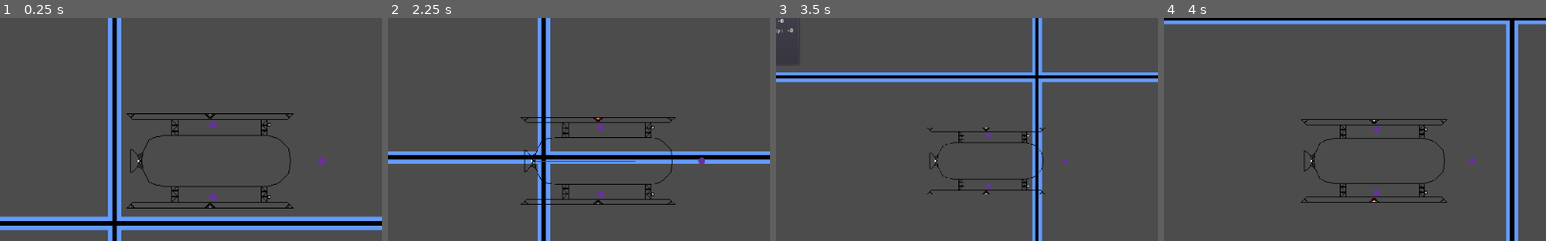
Above: before the commit, frames 1-4 (left to right).
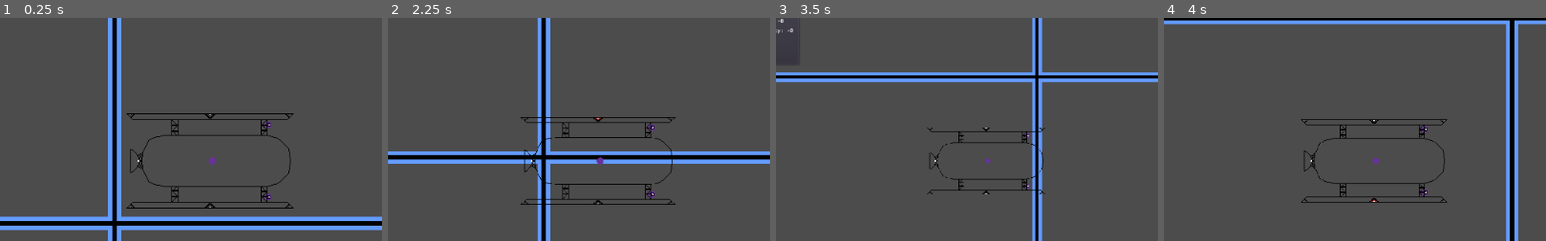
Above: after the commit, the same moments.

Repository: LottieVixen/space-game
Game: Godot game, scene res://levels/World.tscn
Two runs of this game, one before a commit and one after it. Both use one fixed random seed, a clock stepped at 60 frames per second and the inputs below.
Inputs (mouse positions are % of the whole screen's width and height, from its top left):
- Up to frame 1 (0.25 s): no input
- Up to frame 2 (2.25 s): tap Enter at 0.5 s; move the mouse to (72, 45) at 0.52 s; hold Right (right) 0.53-1.28 s; hold Middle mouse button (breakpoint_trigger) 0.53-1.28 s; click (72, 45) at 0.67 s; tap Space (jump) at 0.77, 1.52 s; move the mouse to (30, 55) at 1.27 s; hold S (reverse_thrust) 1.28-2.03 s; tap Mouse wheel up (zoom_in) at 1.35 s; move the mouse to (60, 28) at 2.02 s; hold Right (right) from 2.03 s (still down); hold Mouse wheel down (zoom_out) from 2.03 s (still down)
- Up to frame 3 (3.5 s): move the mouse to (45, 70) at 2.77 s; release Right (right) at 2.78 s; release Mouse wheel down (zoom_out) at 2.78 s; hold S (reverse_thrust) from 2.78 s (still down); tap Middle mouse button (breakpoint_trigger) at 2.85 s; click (45, 70) at 2.92 s; tap Space (jump) at 3.02 s
- Up to frame 4 (4 s): move the mouse to (80, 65) at 3.52 s; release S (reverse_thrust) at 3.53 s; hold Left (left) from 3.53 s (still down); hold Mouse wheel up (zoom_in) from 3.53 s (still down); tap Space (jump) at 3.77 s
The pictures show only the part of the screen within x 22-72%, y 18-68%; the shares and areas given below are measured in that part.

The runs differ from the first frame. In frame 1, 0.4% of the frame differs, in the area x 37-86%, y 46-82%; in frame 2, 0.4%; in frame 3, 0.2%; in frame 4, 0.3%.

Commit message:
simplfied scales of thrust and mass

Diff:
--- a/levels/Ship_03.tscn
+++ b/levels/Ship_03.tscn
@@ -13,11 +13,11 @@
 [node name="Ship" type="RigidBody2D"]
 collision_layer = 0
 collision_mask = 0
-mass = 50.0
 gravity_scale = 0.0
 linear_damp = 0.0
 angular_damp = 0.0
 script = ExtResource( 2 )
+thruster_forces = 3.0
 
 [node name="CollisionShape2D" type="CollisionShape2D" parent="."]
 shape = SubResource( 1 )
